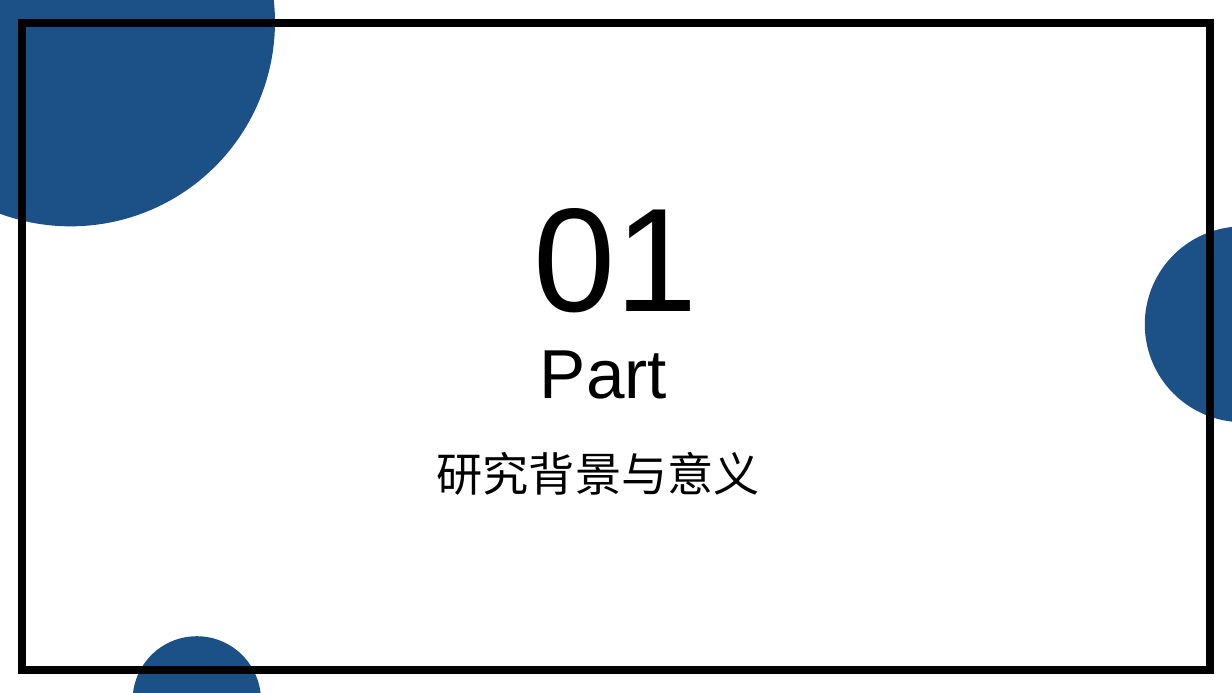
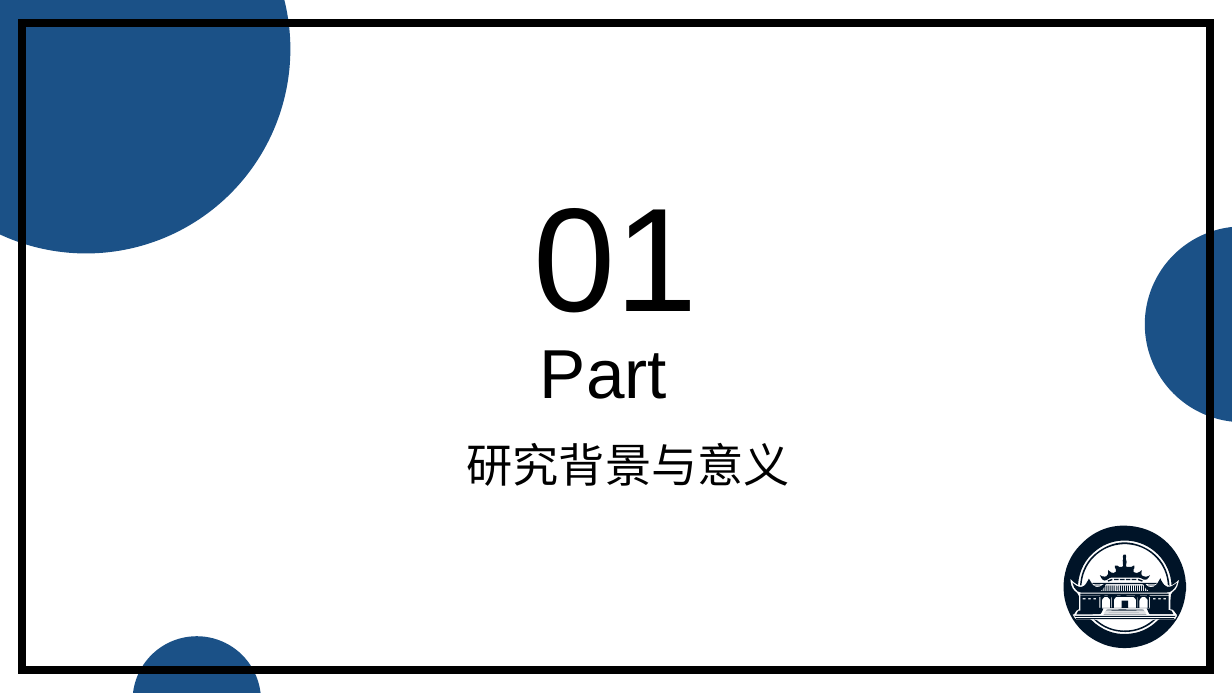
Before and after one commit to jerry-luo-zl/Searchable-Encrption-MC-JXT, a slide deck: slide 3 of pre/毕设答辩-罗之龙.pptx. Drawn at 1232x693 pixels with LibreOffice and Linux fonts; fonts in the diff are those of the drawing. Boxes give left, top, right and bottom in pixels: in the first picture for what was removed or moved away, otherwise in the second. Text is boxed around its words. In the diff, an @@ line names an element or a change of style, - is before the commit and + after.

```diff
--- a/pre/毕设答辩-罗之龙.pptx
+++ b/pre/毕设答辩-罗之龙.pptx
@@ ellipse: place and size @@
-ellipse at box(0, 0, 274, 226)
+ellipse at box(0, 0, 290, 253)
@@ text "研究背景与意义": place and size @@
-text "研究背景与意义" at box(437, 452, 760, 495)
+text "研究背景与意义" at box(467, 443, 790, 486)
@@ group added at box(1055, 517, 1196, 657): 41 freeform shapes, 1 ellipse @@
```
Also in this commit, not shown: 6 other slides changed, 19 slides added, 10 slides removed, 12 other files.
